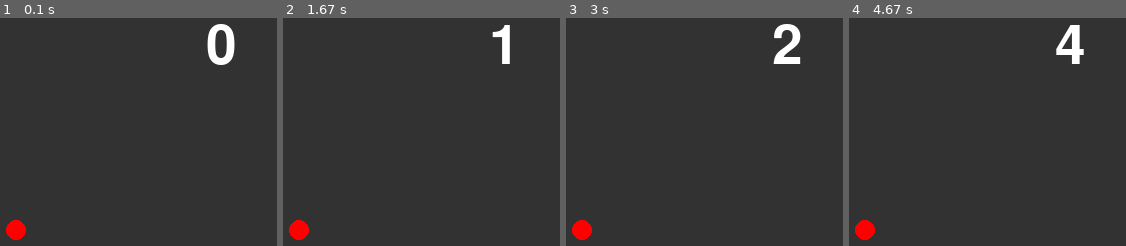
Above: before the commit, frames 1-4 (left to right).
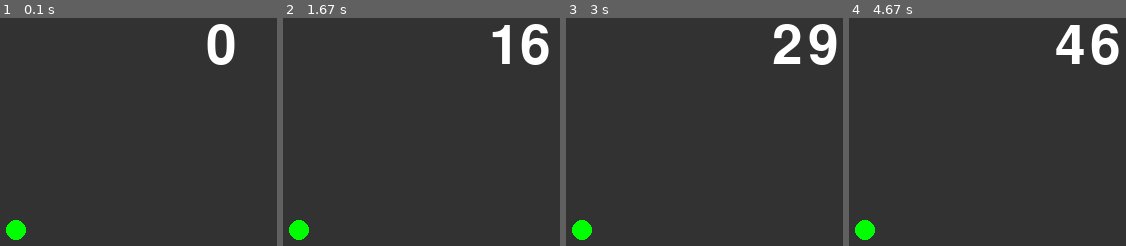
Above: after the commit, the same moments.

Repository: c0a2201328na/ProjExD_01
Game: pygame game, started from pygame_system.py
Same seed, same stepped clock (60 frames per second), same inputs: the game is played once before the commit and once after it.
Inputs:
- Up to frame 1 (0.1 s): no input
- Up to frame 2 (1.67 s): no input
- Up to frame 3 (3 s): no input
- Up to frame 4 (4.67 s): no input

The runs differ from the first frame. In frame 1, 0.5% of the frame differs, in the area x 2-10%, y 88-98%; in frame 2, 1.6%, in the area x 2-97%, y 2-98%; in frame 3, 1.6%; in frame 4, 1.6%.

Commit message:
いじった

Diff:
--- a/pygame_system.py
+++ b/pygame_system.py
@@ -8,7 +8,7 @@
     font = pg.font.Font(None, 80)
 
     enn = pg.Surface((20, 20))
-    pg.draw.circle(enn, (255, 0, 0), (10, 10), 10)
+    pg.draw.circle(enn, (0, 255, 0), (10, 10), 10)
     enn.set_colorkey((0, 0, 0))
 
     tmr = 0
@@ -22,7 +22,7 @@
         screen.blit(enn, [100, 400])
         pg.display.update()
         tmr += 1
-        clock.tick(1)
+        clock.tick(10)
 
 
 if __name__ == "__main__":
